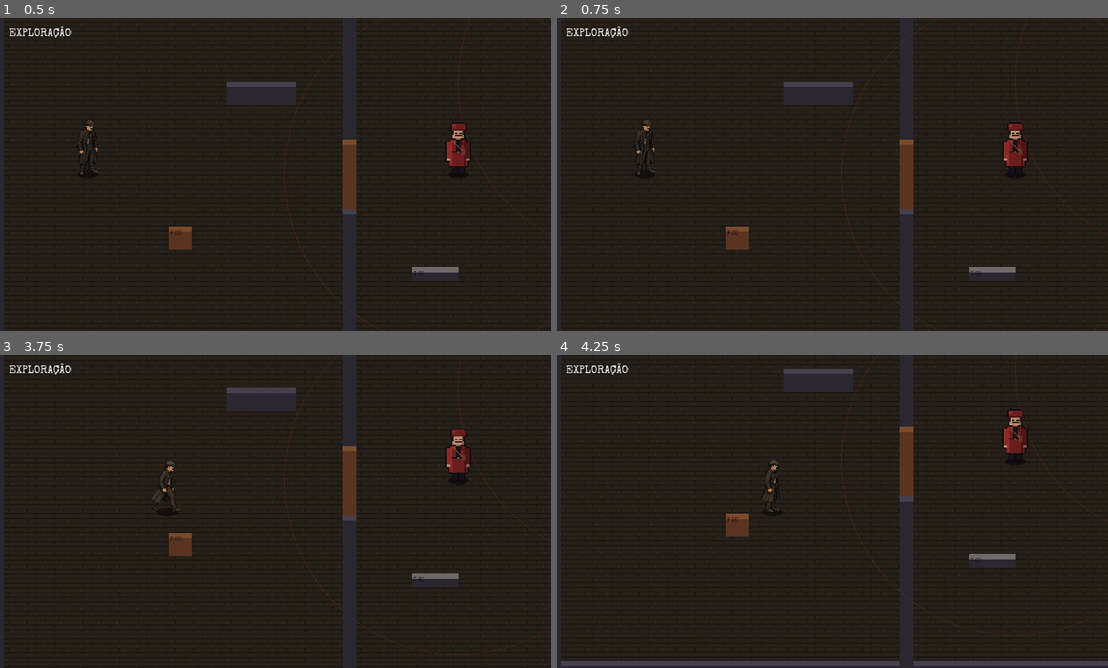
Above: before the commit, frames 1-4 (two rows, left to right).
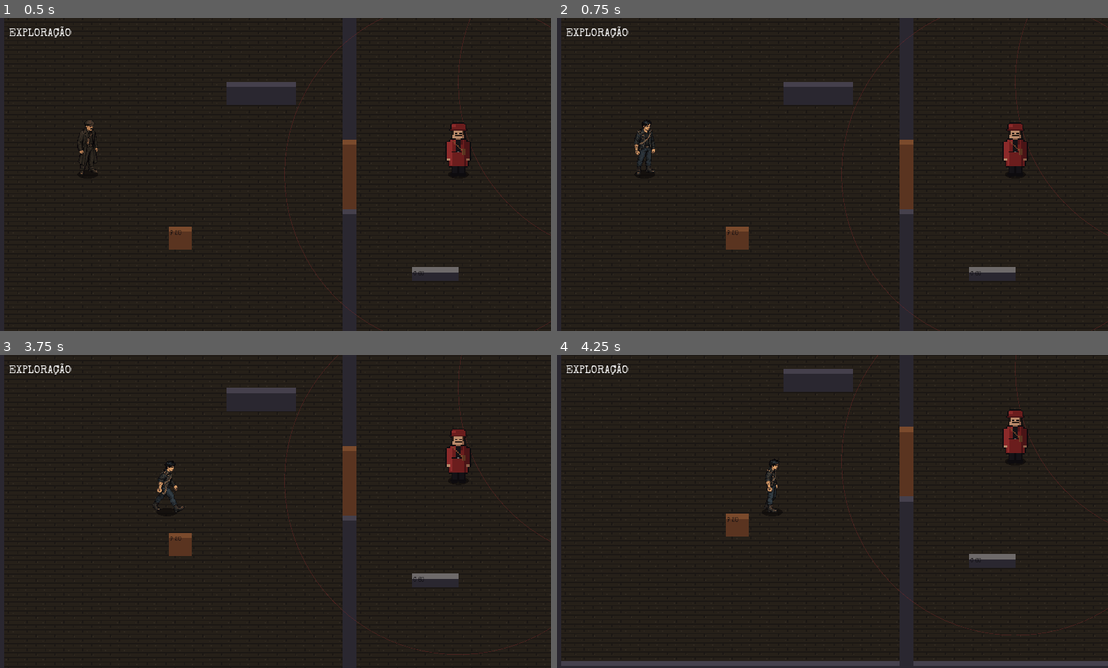
Above: after the commit, the same moments.

Repository: Brombilaa/game
Game: Godot game, scene res://scenes/exploration/test_room.tscn
Same seed, same stepped clock (60 frames per second), same inputs: the game is played once before the commit and once after it.
Inputs (mouse positions are in pixels of both pictures, inside the frame that each line leads up to):
- Up to frame 1 (0.5 s): no input
- Up to frame 2 (0.75 s): tap Enter at 0.5 s; move the mouse to (953, 158) at 0.52 s; hold D from 0.53 s (still down); tap Tab at 0.6 s; click (953, 158) at 0.67 s
- Up to frame 3 (3.75 s): tap Space at 0.77, 1.25, 1.52, 2.75, 3.02 s; move the mouse to (159, 527) at 1.27 s; release D at 1.28 s; tap Tab at 1.35, 2.3, 2.85, 3.6 s; tap Enter at 2 s; move the mouse to (330, 442) at 2.02 s; hold D 2.03-3.53 s; tap R at 2.1 s; move the mouse to (247, 574) at 2.77 s; click (247, 574) at 2.92 s; move the mouse to (440, 558) at 3.52 s
- Up to frame 4 (4.25 s): tap Space at 3.77 s

Frame 1 is identical in both runs. In frame 2, 0.2% of the frame differs, in the area x 13-18%, y 32-50%; in frame 3, 0.2%, in the area x 27-34%, y 33-51%; in frame 4, 0.2%.

Commit message:
Miguel nas 8 direções e troca de visual do agente na sala de teste
Co-Authored-By: Claude Sonnet 5.5 <noreply@anthropic.com>
Claude-Session: https://claude.ai/code/session_01EDsCLEBJPZ18HUC4jaNQhy

Diff:
--- a/scripts/exploration/test_room.gd
+++ b/scripts/exploration/test_room.gd
@@ -4,10 +4,10 @@
 # Inimigo que vê o personagem (alcance + linha de visão) inicia o combate na hora.
 # Combate por turnos (TurnManager + CombatRules): no turno do agente, clique no chão
 # move (gasta PA), clique no inimigo ataca, clique na cobertura mira a estrutura,
-# Espaço passa o turno e D atrasa. R reinicia a sala.
+# Espaço passa o turno e D atrasa. R reinicia a sala. Tab troca o visual do agente (Nikolai/Miguel).
 # Visual provisório: resolução interna 960×540 (DEC-2026-10-29-10), câmera segue a unidade
 # em foco e a sala de 1280×720 rola; unidades desenhadas por ordem de profundidade (y).
-# O agente usa a folha real do Nikolai (CharacterSheet); inimigos e chão ainda são
+# O agente usa a folha real do Nikolai ou do Miguel (CharacterSheet; só o visual muda); inimigos e chão ainda são
 # PlaceholderArt, ampliado 2× para ficar na escala do personagem de ~96 px.
 
 enum Mode { EXPLORATION, COMBAT, GAME_OVER }
@@ -22,7 +22,7 @@
 const WALK_FRAME_SECONDS := 0.11
 const IDLE_FRAME_SECONDS := 0.7
 const PLACEHOLDER_SCALE := 2  # arte provisória de 32×48 ampliada para ~96 px
-const AGENT_SHEET := "res://assets/sprites/personagens/nikolai"
+const AGENT_SHEETS := ["res://assets/sprites/personagens/nikolai", "res://assets/sprites/personagens/miguel"]
 const WALL_TOP := 9.0  # faixa clara no topo da parede, para a leitura em 3/4
 const ROOM_SIZE := Vector2i(1280, 720)
 const ENEMY_VARIANTS := ["cultista", "atirador"]  # mesma ordem de `enemies`
@@ -68,13 +68,15 @@
 var facing8 := {}  # Combatant -> CharacterSheet.Dir (8 direções; o agente começa virado para SE)
 var walk_time := 0.0
 var idle_frame := 0
-var agent_sheet: CharacterSheet
+var agent_sheets: Array[CharacterSheet] = []
+var agent_look := 0
 
 
 func _ready() -> void:
 	add_child(hud)
 	add_child(audio)
-	agent_sheet = CharacterSheet.new(AGENT_SHEET)
+	for path in AGENT_SHEETS:
+		agent_sheets.append(CharacterSheet.new(path))
 	camera.limit_left = 0
 	camera.limit_top = 0
 	camera.limit_right = ROOM_SIZE.x
@@ -91,6 +93,9 @@
 			get_tree().reload_current_scene()
 		elif event.pressed and event.keycode == KEY_SPACE:
 			_player_pass()
+		elif event.pressed and event.keycode == KEY_TAB:
+			agent_look = (agent_look + 1) % agent_sheets.size()
+			queue_redraw()
 		elif event.pressed and event.keycode == KEY_D:
 			_player_delay()
 		return
@@ -442,7 +447,7 @@
 	if i < 0:
 		var frames: Array = CharacterSheet.WALK_FRAMES if walking else CharacterSheet.IDLE_FRAMES
 		var n := int(walk_time / WALK_FRAME_SECONDS) % frames.size() if walking else idle_frame
-		agent_sheet.draw(self, u.pos, frames[n], facing8.get(u, CharacterSheet.Dir.SE))
+		agent_sheets[agent_look].draw(self, u.pos, frames[n], facing8.get(u, CharacterSheet.Dir.SE))
 	else:
 		var frame := 1 + int(walk_time / WALK_FRAME_SECONDS) % 2 if walking else 0
 		var tex := PlaceholderArt.character_texture(ENEMY_VARIANTS[i % ENEMY_VARIANTS.size()], facing.get(u, PlaceholderArt.Dir.SOUTH), frame)
--- a/tests/test_character_sheet.gd
+++ b/tests/test_character_sheet.gd
@@ -1,35 +1,13 @@
 extends SceneTree
-# Teste headless da folha de poses do Nikolai. Rodar com:
+# Teste headless das folhas de poses do Nikolai e do Miguel. Rodar com:
 #   godot --headless --path . -s tests/test_character_sheet.gd
 
 var failures := 0
 
 
 func _init() -> void:
-	var sheet := CharacterSheet.new("res://assets/sprites/personagens/nikolai")
-	_check(sheet.frame_count() == 8, "8 quadros na folha")
-	_check(sheet.textures["e"].get_height() == CharacterSheet.FRAME, "folha de uma fila só")
-
-	var used := {}
-	for name in sheet.textures:
-		var tex: Texture2D = sheet.textures[name]
-		_check(tex.get_width() == 8 * CharacterSheet.FRAME, "%s: 8 quadros" % name)
-		var img := tex.get_image()
-		for f in sheet.frame_count():
-			var feet_ok := false
-			var top := -1
-			for y in CharacterSheet.FRAME:
-				for x in CharacterSheet.FRAME:
-					var c := img.get_pixel(f * CharacterSheet.FRAME + x, y)
-					if c.a > 0.0:
-						if top < 0:
-							top = y
-						if y == int(CharacterSheet.PIVOT.y) and absi(x - int(CharacterSheet.PIVOT.x)) < 40:
-							feet_ok = true
-						used[c] = true
-			_check(feet_ok, "%s: quadro %d tem os pés na linha do pivô" % [name, f])
-			_check(top >= 0 and CharacterSheet.PIVOT.y - top <= CharacterSheet.HEIGHT, "%s: quadro %d cabe na altura declarada" % [name, f])
-	_check(used.size() <= 32, "paleta única de até 32 cores (%d)" % used.size())
+	for who in ["nikolai", "miguel"]:
+		_check_sheet(who)
 
 	var D := CharacterSheet.Dir
 	_check(CharacterSheet.dir_from_vector(Vector2(1, 0)) == D.E, "vetor (1,0) = leste")
@@ -48,6 +26,33 @@
 	quit(1 if failures > 0 else 0)
 
 
+
+func _check_sheet(who: String) -> void:
+	var sheet := CharacterSheet.new("res://assets/sprites/personagens/" + who)
+	_check(sheet.frame_count() == 8, "%s: 8 quadros na folha" % who)
+	_check(sheet.textures["e"].get_height() == CharacterSheet.FRAME, "%s: folha de uma fila só" % who)
+
+	var used := {}
+	for name in sheet.textures:
+		var tex: Texture2D = sheet.textures[name]
+		_check(tex.get_width() == 8 * CharacterSheet.FRAME, "%s %s: 8 quadros" % [who, name])
+		var img := tex.get_image()
+		for f in sheet.frame_count():
+			var feet_ok := false
+			var top := -1
+			for y in CharacterSheet.FRAME:
+				for x in CharacterSheet.FRAME:
+					var c := img.get_pixel(f * CharacterSheet.FRAME + x, y)
+					if c.a > 0.0:
+						if top < 0:
+							top = y
+						if y == int(CharacterSheet.PIVOT.y) and absi(x - int(CharacterSheet.PIVOT.x)) < 40:
+							feet_ok = true
+						used[c] = true
+			_check(feet_ok, "%s %s: quadro %d tem os pés na linha do pivô" % [who, name, f])
+			_check(top >= 0 and CharacterSheet.PIVOT.y - top <= CharacterSheet.HEIGHT, "%s %s: quadro %d cabe na altura declarada" % [who, name, f])
+	_check(used.size() <= 32, "%s: paleta única de até 32 cores (%d)" % [who, used.size()])
+
 func _check(ok: bool, label: String) -> void:
 	if not ok:
 		failures += 1
Binary file added: assets/sprites/personagens/miguel_e.png
Not shown, added: assets/sprites/personagens/miguel_e.png.import
Binary file added: assets/sprites/personagens/miguel_n.png
Not shown, added: assets/sprites/personagens/miguel_n.png.import
Binary file added: assets/sprites/personagens/miguel_ne.png
Not shown, added: assets/sprites/personagens/miguel_ne.png.import
Binary file added: assets/sprites/personagens/miguel_s.png
Not shown, added: assets/sprites/personagens/miguel_s.png.import
Binary file added: assets/sprites/personagens/miguel_se.png
Not shown, added: assets/sprites/personagens/miguel_se.png.import
Not shown, changed: docs/direcao-visual.md
Not shown, changed: docs/guia-sprites-chatgpt.md
